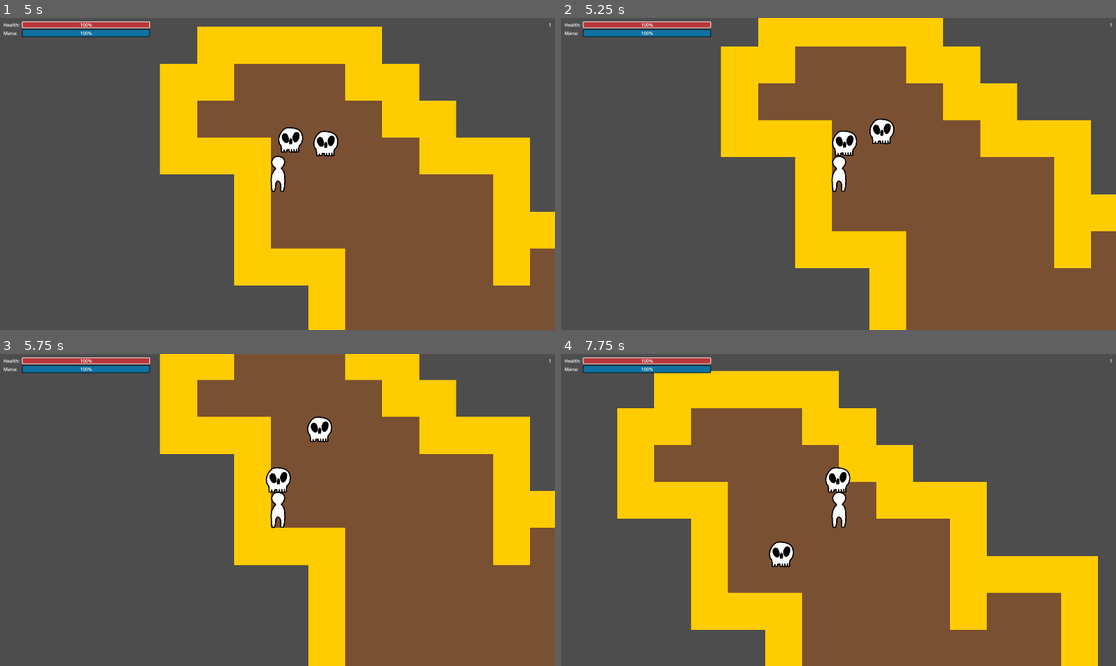
Above: before the commit, frames 1-4 (two rows, left to right).
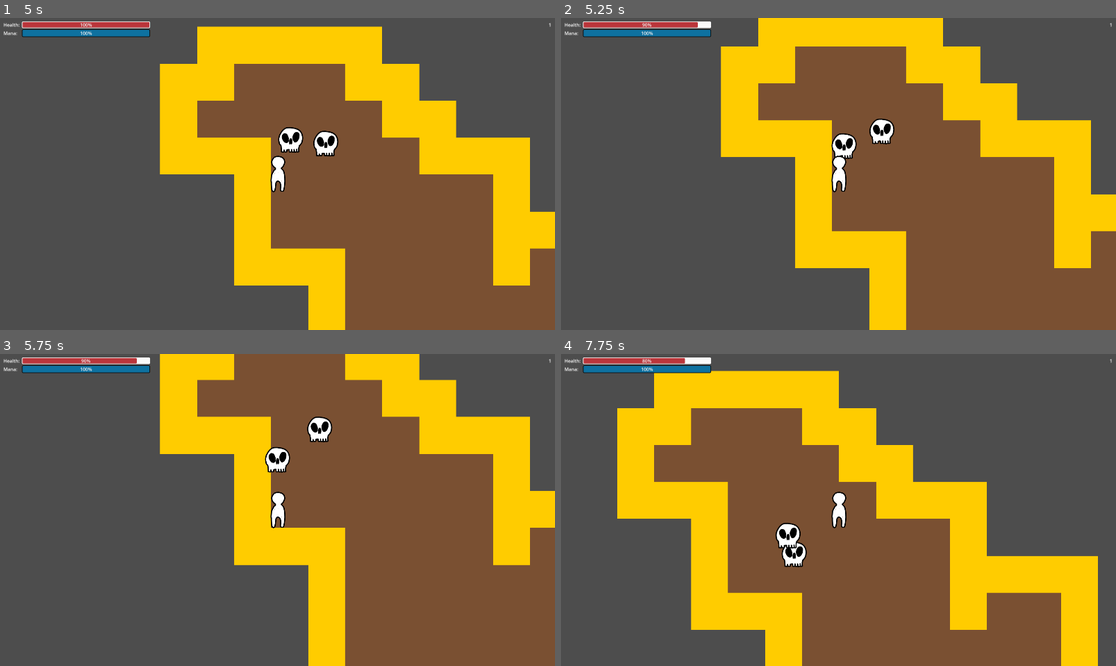
Above: after the commit, the same moments.

Repository: wpuerner/inferno
Game: Godot game, scene res://scenes/main_menu.tscn
The game is run twice, just before and just after one commit, with the same random seed, the same clock (stepped at 60 frames per second) and the same inputs.
Inputs (mouse positions are in pixels of both pictures, inside the frame that each line leads up to):
- Up to frame 1 (5 s): click "Play" at 0.5 s; click "READY" at 1.25 s; tap Enter at 2 s; move the mouse to (249, 236) at 2.02 s; press the mouse at (249, 236) at 2.03 s; hold W (move_up) 2.03-3.53 s; move the mouse to (444, 220) at 2.77 s; release the mouse at (444, 220) at 2.78 s; click (444, 220) at 2.85 s; move the mouse to (111, 127) at 3.52 s; press the mouse at (111, 127) at 3.53 s; hold A (move_left) from 3.53 s (still down); move the mouse to (305, 174) at 4.27 s; release the mouse at (305, 174) at 4.28 s; click (305, 174) at 4.35 s
- Up to frame 2 (5.25 s): move the mouse to (755, 96) at 5.02 s; release A (move_left) at 5.03 s; press the mouse at (755, 96) at 5.03 s; hold S (move_down) from 5.03 s (still down)
- Up to frame 3 (5.75 s): keep holding S (move_down)
- Up to frame 4 (7.75 s): move the mouse to (960, 494) at 5.77 s; release S (move_down) at 5.78 s; release the mouse at (960, 494) at 5.78 s; hold D (move_right) 5.78-6.53 s; click (960, 494) at 5.85 s; move the mouse to (727, 525) at 6.52 s; press the mouse at (727, 525) at 6.53 s; hold W (move_up) 6.53-7.28 s; move the mouse to (894, 441) at 7.27 s; release the mouse at (894, 441) at 7.28 s; hold D (move_right) from 7.28 s (still down); click (894, 441) at 7.35 s

Frame 1 is identical in both runs. In frame 2, 0.3% of the frame differs, in the area x 14-54%, y 1-46%; in frame 3, 0.6%; in frame 4, 1.1%, in the area x 14-53%, y 1-69%.

Commit message:
add hurtbox to skull; refactor player health handling

Diff:
--- a/event_bus.gd
+++ b/event_bus.gd
@@ -23,3 +23,7 @@
 signal game_restarted
 func restart_game():
 	game_restarted.emit()
+
+signal player_health_updated(amount: int)
+func update_player_health(amount: int):
+	player_health_updated.emit(amount)
--- a/scenes/handlers/health_handler.gd
+++ /dev/null
@@ -1,22 +0,0 @@
-extends Node
-
-@onready var health_bar: ProgressBar = get_node("/root/Main").find_child("HealthBar")
-@onready var player: Node2D = get_node("/root/Main").find_child("Player")
-@onready var event_bus: Node = get_node("/root/EventBus")
-
-var health: int = 100:
-	set(value):
-		health = value
-		health_bar.value = health
-		if health <= 0:
-			_kill_player()
-
-func _ready():
-	event_bus.game_restarted.connect(func(): health = 100)
-
-func apply_damage(amount: int):
-	health -= amount
-
-func _kill_player():
-	player.set_physics_process(false)
-	event_bus.kill_player()
--- /dev/null
+++ b/scenes/interface/health_bar.gd
@@ -0,0 +1,6 @@
+extends ProgressBar
+
+@onready var event_bus: Node = get_node("/root/EventBus")
+
+func _ready():
+	event_bus.player_health_updated.connect(func(amount): value = amount)
--- a/scenes/main.tscn
+++ b/scenes/main.tscn
@@ -7,9 +7,9 @@
 [ext_resource type="Resource" uid="uid://bbpwmmq75kbng" path="res://scenes/attributes/fire_rate/fire_rate_attribute.tres" id="5_cej1e"]
 [ext_resource type="Script" path="res://scenes/handlers/deck_handler.gd" id="5_jnbq5"]
 [ext_resource type="Resource" uid="uid://yvstek8jsq1s" path="res://scenes/attributes/automatic_fire/automatic_fire_attribute.tres" id="6_4q5i8"]
-[ext_resource type="Script" path="res://scenes/handlers/health_handler.gd" id="7_gre6j"]
 [ext_resource type="Script" path="res://scenes/handlers/attribute_handler.gd" id="8_eheqx"]
 [ext_resource type="Resource" uid="uid://l35nc4pia1xa" path="res://scenes/attributes/spread_angle/spread_angle_attribute.tres" id="10_wwfku"]
+[ext_resource type="Script" path="res://scenes/interface/health_bar.gd" id="11_b53u8"]
 [ext_resource type="Resource" uid="uid://cy6fljp2cby66" path="res://scenes/attributes/num_bullets/num_bullets_attribute.tres" id="11_s3s50"]
 
 [sub_resource type="GDScript" id="GDScript_sn1df"]
@@ -184,9 +184,6 @@
 
 [node name="DeckHandler" type="Node" parent="."]
 script = ExtResource("5_jnbq5")
-
-[node name="HealthHandler" type="Node" parent="."]
-script = ExtResource("7_gre6j")
 
 [node name="AttributeHandler" type="Node" parent="."]
 script = ExtResource("8_eheqx")
@@ -249,6 +246,7 @@
 theme_override_styles/fill = SubResource("StyleBoxFlat_hccur")
 step = 1.0
 value = 100.0
+script = ExtResource("11_b53u8")
 
 [node name="Label2" type="Label" parent="CanvasLayer/MarginContainer/HBoxContainer/GridContainer"]
 layout_mode = 2
--- a/scenes/mobs/skull/skull.tscn
+++ b/scenes/mobs/skull/skull.tscn
@@ -1,8 +1,9 @@
-[gd_scene load_steps=6 format=3 uid="uid://co6cm7h26680f"]
+[gd_scene load_steps=7 format=3 uid="uid://co6cm7h26680f"]
 
 [ext_resource type="Resource" uid="uid://d0faysq8skc1l" path="res://scenes/attributes/health/health_attribute.tres" id="1_4g3au"]
 [ext_resource type="Texture2D" uid="uid://wcqneepn6llo" path="res://scenes/mobs/skull/skull.png" id="1_gx06k"]
 [ext_resource type="PackedScene" uid="uid://c7li5an7dl5t6" path="res://scenes/parts/player_detector/player_detector.tscn" id="3_cvj6l"]
+[ext_resource type="PackedScene" uid="uid://dcimufvvru2en" path="res://scenes/parts/hurtbox/hurtbox.tscn" id="4_0bpr5"]
 
 [sub_resource type="GDScript" id="GDScript_68qq3"]
 script/source = "extends CharacterBody2D
@@ -38,6 +39,7 @@
 
 [node name="Skull" type="CharacterBody2D"]
 collision_layer = 2
+collision_mask = 0
 script = SubResource("GDScript_68qq3")
 health_attribute = ExtResource("1_4g3au")
 
@@ -55,5 +57,8 @@
 [node name="Timer" type="Timer" parent="."]
 one_shot = true
 
+[node name="Hurtbox" parent="." instance=ExtResource("4_0bpr5")]
+collision_mask = 1
+
 [connection signal="player_detected" from="PlayerDetector" to="." method="_on_player_detector_player_detected"]
 [connection signal="timeout" from="Timer" to="." method="_charge_at_player"]
--- /dev/null
+++ b/scenes/parts/hurtbox/hurtbox.gd
@@ -0,0 +1,7 @@
+extends Area2D
+
+@export var damage_amount: int = 10
+
+func _on_body_entered(body):
+	if "health_attribute" in body:
+		body.health_attribute.apply_damage(damage_amount)
--- /dev/null
+++ b/scenes/parts/hurtbox/hurtbox.tscn
@@ -0,0 +1,16 @@
+[gd_scene load_steps=3 format=3 uid="uid://dcimufvvru2en"]
+
+[ext_resource type="Script" path="res://scenes/parts/hurtbox/hurtbox.gd" id="1_aonu2"]
+
+[sub_resource type="CircleShape2D" id="CircleShape2D_f54nq"]
+radius = 51.0
+
+[node name="Hurtbox" type="Area2D"]
+collision_layer = 0
+collision_mask = 0
+script = ExtResource("1_aonu2")
+
+[node name="CollisionShape2D" type="CollisionShape2D" parent="."]
+shape = SubResource("CircleShape2D_f54nq")
+
+[connection signal="body_entered" from="." to="." method="_on_body_entered"]
--- a/scenes/player/player.tscn
+++ b/scenes/player/player.tscn
@@ -1,11 +1,13 @@
-[gd_scene load_steps=4 format=3 uid="uid://pdahs317ljur"]
+[gd_scene load_steps=5 format=3 uid="uid://pdahs317ljur"]
 
 [ext_resource type="Texture2D" uid="uid://lqlchfa1pk6y" path="res://scenes/player/player.png" id="1_bftvy"]
+[ext_resource type="Script" path="res://scenes/player/player_health.gd" id="2_pv3nn"]
 
 [sub_resource type="GDScript" id="GDScript_4kpq3"]
 script/source = "extends CharacterBody2D
 
 @onready var event_bus: Node = get_node(\"/root/EventBus\")
+@onready var health_attribute: Node = $PlayerHealth
 
 const SPEED = 300.0
 
@@ -41,3 +43,6 @@
 [node name="CollisionShape2D" type="CollisionShape2D" parent="."]
 position = Vector2(2, 0)
 shape = SubResource("CapsuleShape2D_ncfpm")
+
+[node name="PlayerHealth" type="Node" parent="."]
+script = ExtResource("2_pv3nn")
--- /dev/null
+++ b/scenes/player/player_health.gd
@@ -0,0 +1,17 @@
+extends Node
+
+@onready var event_bus: Node = get_node("/root/EventBus")
+
+var health: int = 100:
+	set(value):
+		health = value
+		event_bus.update_player_health(value)
+		if health <= 0:
+			get_parent().set_physics_process(false)
+			event_bus.kill_player()
+
+func _ready():
+	event_bus.game_restarted.connect(func(): health = 100)
+
+func apply_damage(amount: int):
+	health -= amount
